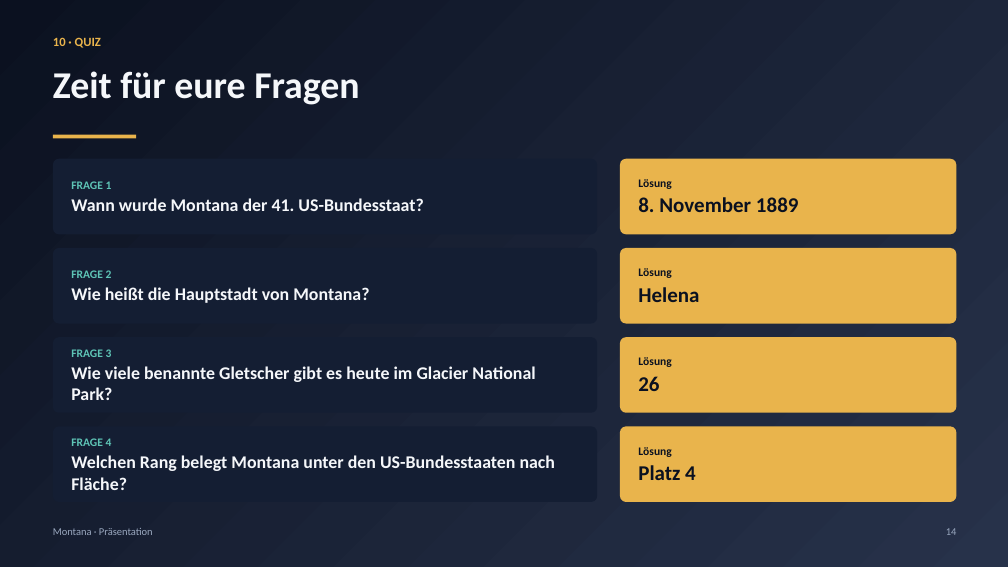
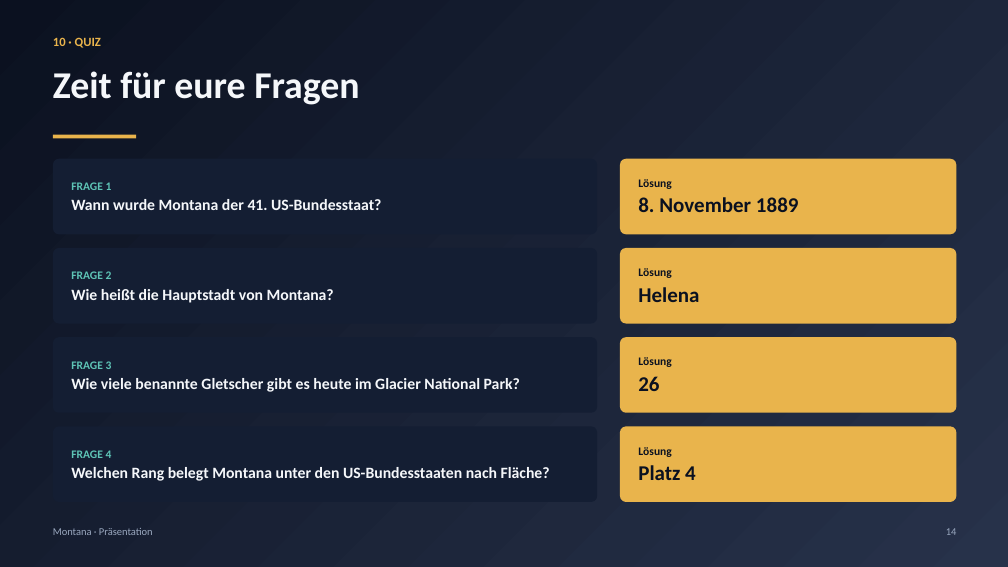
Before and after one commit to jonas050210/Powerpoint-montana, a slide deck: slide 14 of praesentation/Montana.pptx. Drawn at 1008x567 pixels with LibreOffice and Linux fonts; fonts in the diff are those of the drawing. Boxes give left, top, right and bottom in pixels: in the first picture for what was removed or moved away, otherwise in the second. Text is boxed around its words. In the diff, an @@ line names an element or a change of style, - is before the commit and + after.

```diff
--- a/praesentation/Montana.pptx
+++ b/praesentation/Montana.pptx
@@ text in rounded rectangle at bbox=[71, 199, 381, 210]: size 17 to 15 pt in "Wann wurde Montana der 41. US-Bundesstaat?" @@
@@ text at bbox=[71, 289, 334, 303]: size 17 to 15 pt in "Wie heißt die Hauptstadt von Montana?" @@
@@ text at bbox=[71, 378, 520, 392]: size 17 to 15 pt @@
@@ text in rounded rectangle at bbox=[71, 467, 550, 481]: size 17 to 15 pt @@
```
Also in this commit, not shown: 1 other slide changed, 2 other files.
